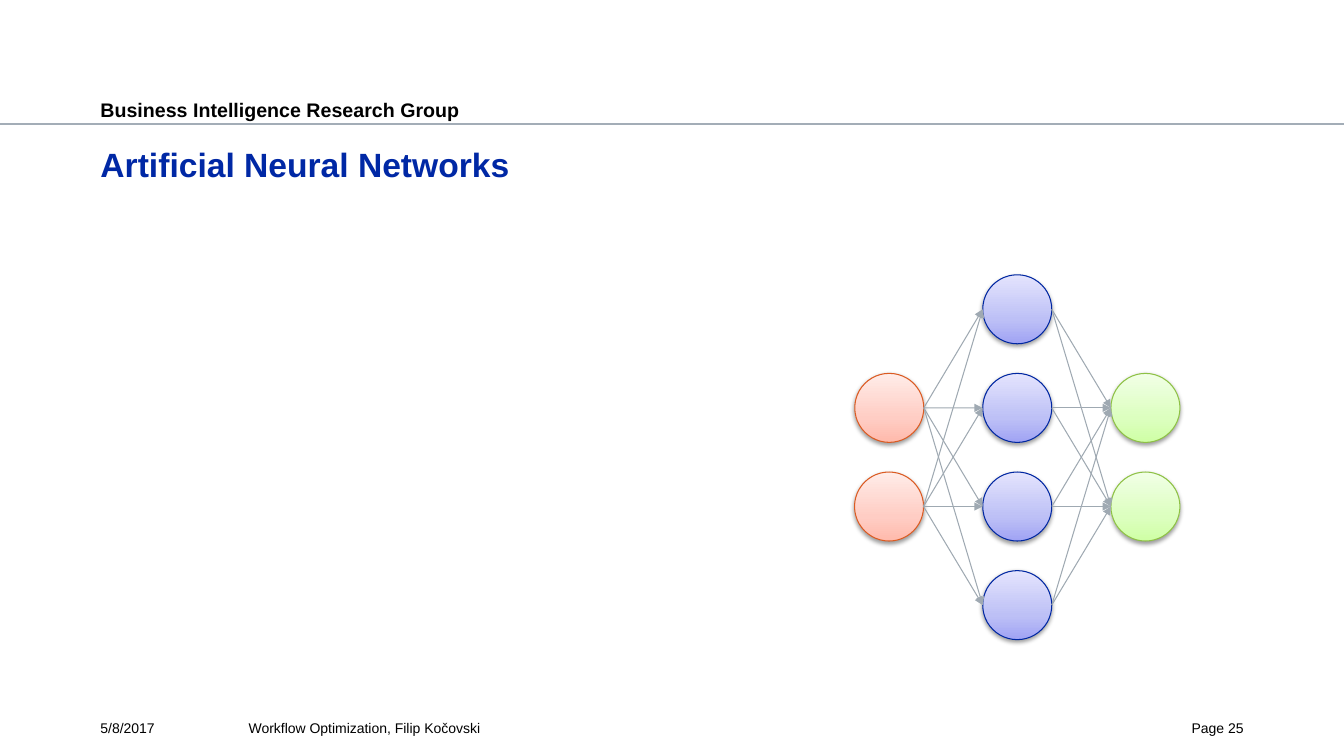
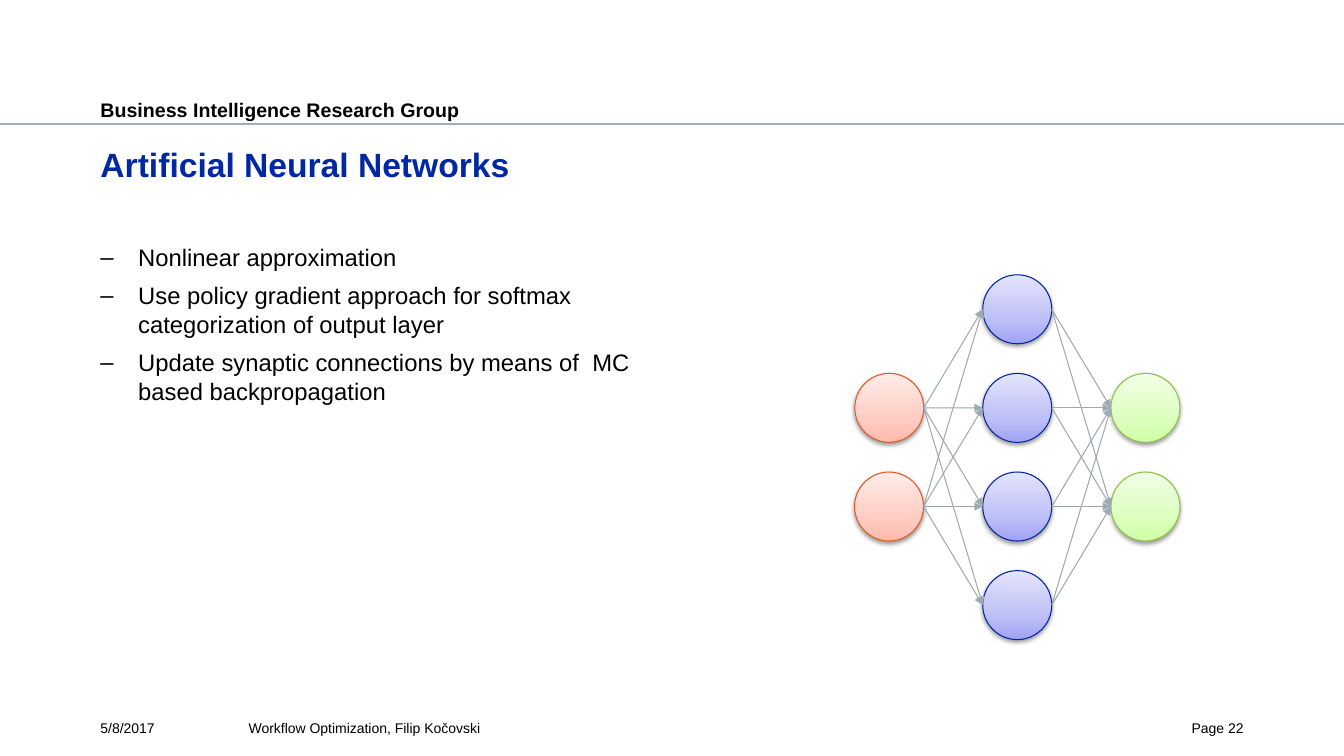
Before and after one commit to fkocovski/mt_presentation, a slide deck: slide 22 of Workflow Optimization.pptx (slide 25 before the commit). Drawn at 1344x756 pixels with LibreOffice and Linux fonts; fonts in the diff are those of the drawing; grey boxes stand for pictures; background and template pictures are left out. Boxes give left, top, right and bottom in pixels: in the first picture for what was removed or moved away, otherwise in the second. Text is boxed around its words. In the diff, an @@ line names an element or a change of style, - is before the commit and + after.

```diff
--- a/Workflow Optimization.pptx
+++ b/Workflow Optimization.pptx
@@ text added at (x1=138, y1=248, x2=629, y2=405), 17 pt, text #000000 @@
+– Nonlinear approximation
+– Use policy gradient approach for softmax categorization of output layer
+– Update synaptic connections by means of MC based backpropagation
@@ page number at (x1=1192, y1=723, x2=1244, y2=736): text changed @@
-Page 25
+Page 22
```
Also in this commit, not shown: 13 other slides changed, 1 slide added, 5 slides removed.
